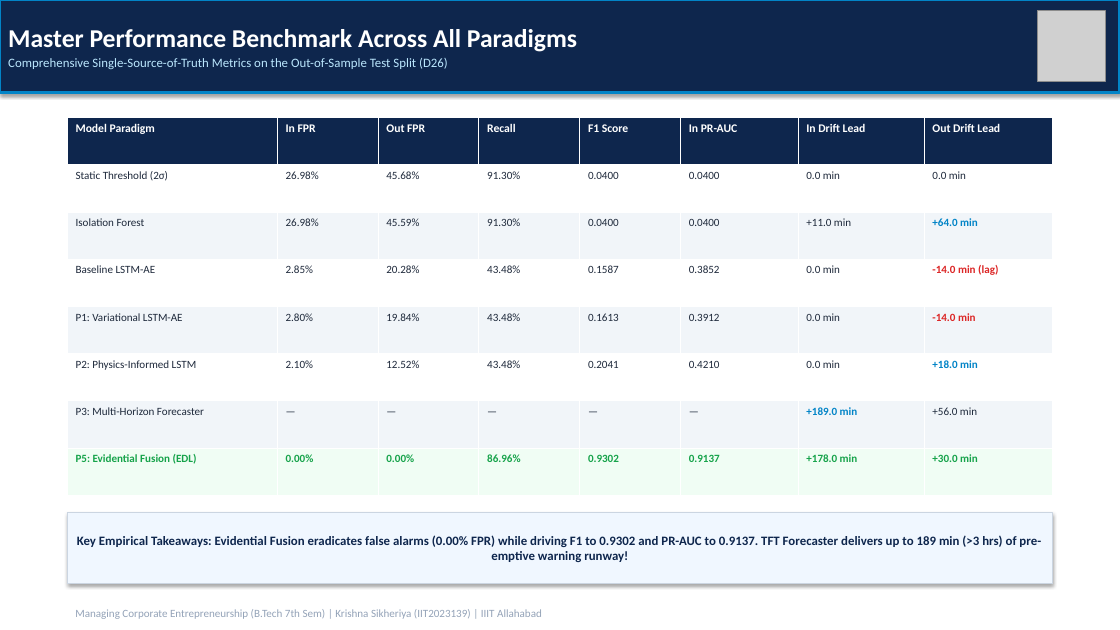
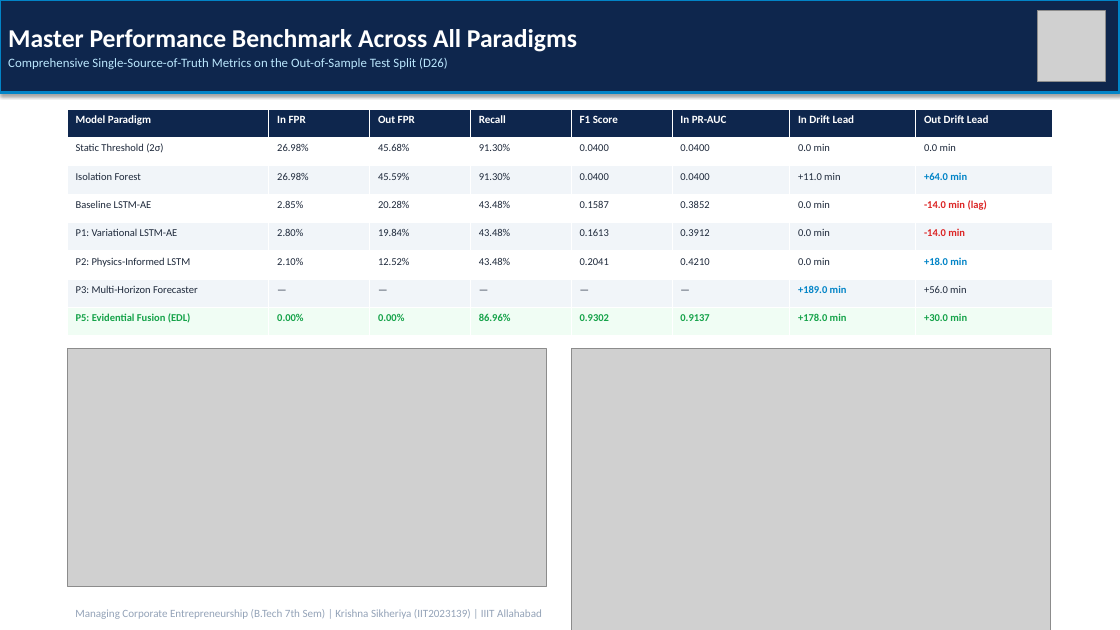
Before and after one commit to Krishna200608/coldchain-ews-twin, a slide deck: slide 12 of docs/Progress_Report/Presentation.pptx. Drawn at 1120x630 pixels with LibreOffice and Linux fonts; fonts in the diff are those of the drawing; grey boxes stand for pictures. Boxes give left, top, right and bottom in pixels: in the first picture for what was removed or moved away, otherwise in the second. Text is boxed around its words. In the diff, an @@ line names an element or a change of style, - is before the commit and + after.

Commit message:
docs: include publication-grade 300 DPI research breakthrough figures across reports and presentation deck

```diff
--- a/docs/Progress_Report/Presentation.pptx
+++ b/docs/Progress_Report/Presentation.pptx
@@ table at bbox=[67, 109, 1053, 336] @@
@@ size 10 to 9.5 pt in "Model Paradigm", "In FPR", "Out FPR", "Recall" and 4 more places @@
@@ size 9.5 to 9 pt in "Static Threshold (2σ)", "26.98%", "45.68%", "91.30%" and 52 more places @@
@@ table: place and size @@
-table at bbox=[67, 118, 1053, 496]
+table at bbox=[67, 109, 1053, 336]
@@ picture added at bbox=[67, 349, 546, 586] @@
@@ picture added at bbox=[571, 349, 1050, 630] @@
@@ rectangle removed at bbox=[67, 513, 1053, 584] @@
-Key Empirical Takeaways: Evidential Fusion eradicates false alarms (0.00% FPR) while driving F1 to 0.9302 and PR-AUC to 0.9137. TFT Forecaster delivers up to 189 min (>3 hrs) of pre-emptive warning runway!
```
Also in this commit, not shown: 3 other slides changed, 19 other files.
